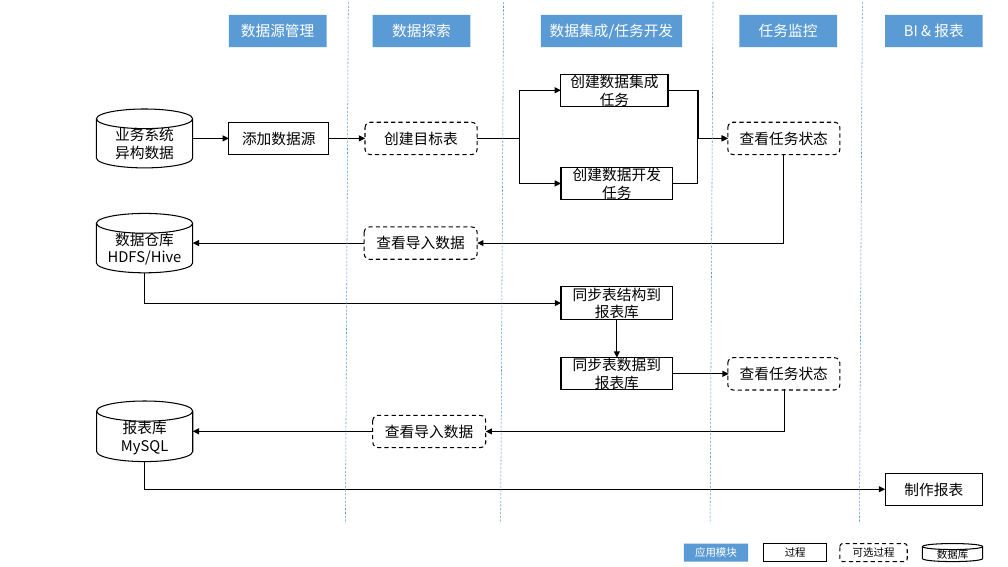
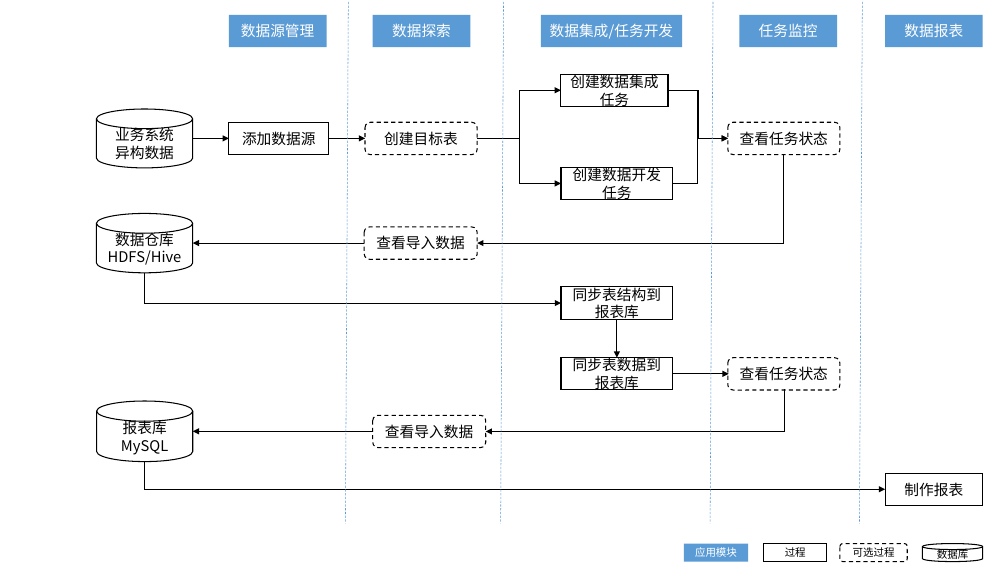
Before and after one commit to EnvisionDoc/analysis_report_zh, a slide deck: slide 1 of media/workflow.pptx. Drawn at 1008x567 pixels with LibreOffice and Linux fonts; fonts in the diff are those of the drawing. Boxes give left, top, right and bottom in pixels: in the first picture for what was removed or moved away, otherwise in the second. Text is boxed around its words. In the diff, an @@ line names an element or a change of style, - is before the commit and + after.

```diff
--- a/media/workflow.pptx
+++ b/media/workflow.pptx
@@ text in rectangle at box(904, 23, 963, 37): text changed @@
-BI & 报表
+数据报表
```
Also in this commit, not shown: 35 other files.
